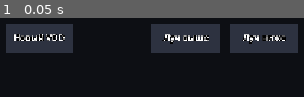
Above: before the commit, frame 1.
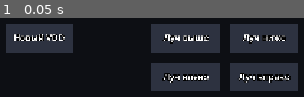
Above: after the commit, the same moment.

Repository: Cchebyrekk/WoRkSpace
Game: Godot game, scene res://scenes/main.tscn
Same seed, same stepped clock (60 frames per second), same inputs: the game is played once before the commit and once after it.
Inputs:
- Up to frame 1 (0.05 s): no input

The runs differ from the first frame. In frame 1, 14% of the frame differs, in the area x 49-99%, y 56-93%.

Commit message:
Relaunch through a delayed PowerShell; ray pitch 35 degrees and mirrored yaw
OS.set_restart_on_exit() never produced a new process after the OpenXR instance was lost, so the app now spawns its successor itself before quitting.

Default ray pitch is the value picked in the headset; new in-VR buttons turn the ray sideways, mirrored for the left hand.

Spawn mechanism verified with a headless probe; not yet against a real Link restart.

Co-Authored-By: Claude Opus 5.5 <noreply@anthropic.com>

Diff:
--- a/src/main.gd
+++ b/src/main.gd
@@ -21,8 +21,11 @@
 const RAY_SMOOTHING_SEC := 0.05
 ## The hand ray starts at the palm centre and is tilted towards the floor by this
 ## much relative to where the hand points; adjustable in VR.
-const RAY_PITCH_DOWN_DEG := 20.0
+const RAY_PITCH_DOWN_DEG := 35.0
 const RAY_PITCH_STEP_DEG := 5.0
+## Sideways turn of the right-hand ray, positive to the right; mirrored for the left hand.
+const RAY_YAW_RIGHT_DEG := 0.0
+const RAY_YAW_STEP_DEG := 2.5
 ## After Quest Link restarts, the OpenXR instance of this process is lost for good
 ## (every re-initialisation fails with XR_ERROR_INSTANCE_LOST), so the app
 ## restarts itself and keeps restarting until Link is back.
@@ -72,6 +75,7 @@
 var _xr_ready := false
 var _xr: OpenXRInterface
 var _ray_pitch_down_deg := RAY_PITCH_DOWN_DEG
+var _ray_yaw_right_deg := RAY_YAW_RIGHT_DEG
 ## Seconds until the next reconnect attempt; negative while the session is healthy.
 var _reconnect_timer := -1.0
 var _last_session_state := -1
@@ -139,7 +143,7 @@
 	_update_buttons(delta)
 	_update_rays()
 
-	lines.append("Экранов Windows: %d  |  наклон луча %.0f°%s" % [DisplayServer.get_screen_count(), _ray_pitch_down_deg, ("  |  " + _vdd_message) if _vdd_message != "" else ""])
+	lines.append("Экранов Windows: %d  |  наклон луча %.0f°, вбок %.1f°%s" % [DisplayServer.get_screen_count(), _ray_pitch_down_deg, _ray_yaw_right_deg, ("  |  " + _vdd_message) if _vdd_message != "" else ""])
 	_status.text = "\n".join(lines)
 
 	_log_timer += delta
@@ -178,8 +182,14 @@
 func _restart_app(attempt: int) -> void:
 	print("[xr] перезапускаю приложение, попытка %d" % attempt)
 	OS.set_environment(XR_RETRY_ENV, str(attempt))
-	# Explicit project path: the engine's own arguments are not reported back by get_cmdline_args().
-	OS.set_restart_on_exit(true, ["--path", ProjectSettings.globalize_path("res://")])
+	# Launched through a delayed PowerShell so the new process starts after this one
+	# is gone. OS.set_restart_on_exit() is not used: after a lost OpenXR instance
+	# the engine never got as far as restarting.
+	var command := "Start-Sleep -Seconds 2; Start-Process -FilePath '%s' -ArgumentList '--path','%s'" % [
+		OS.get_executable_path(), ProjectSettings.globalize_path("res://").trim_suffix("/"),
+	]
+	var pid := OS.create_process("powershell.exe", ["-NoProfile", "-WindowStyle", "Hidden", "-Command", command])
+	print("[xr] запуск нового процесса через PowerShell, pid ", pid)
 	get_tree().quit()
 
 
@@ -216,6 +226,11 @@
 func _on_ray_pitch_button(step_deg: float) -> void:
 	_ray_pitch_down_deg = clampf(_ray_pitch_down_deg + step_deg, -30.0, 60.0)
 	print("[ray] наклон луча вниз: %.0f°" % _ray_pitch_down_deg)
+
+
+func _on_ray_yaw_button(step_deg: float) -> void:
+	_ray_yaw_right_deg = clampf(_ray_yaw_right_deg + step_deg, -45.0, 45.0)
+	print("[ray] поворот луча правой руки вправо: %.1f° (левая зеркально)" % _ray_yaw_right_deg)
 
 
 func _on_button_pressed(button: String, side: int) -> void:
@@ -297,6 +312,8 @@
 		var middle_knuckle := tracker.get_hand_joint_transform(XRHandTracker.HAND_JOINT_MIDDLE_FINGER_PHALANX_PROXIMAL).origin
 		var shoulder_direction := PointerMath.hand_ray_direction(_camera.global_transform, palm, SIDE_SIGNS[index], SHOULDER_DROP, SHOULDER_HALF_WIDTH)
 		var target := PointerMath.blend_ray_direction(shoulder_direction, to_world.basis * (middle_knuckle - wrist), HAND_ROTATION_WEIGHT)
+		# SIDE_SIGNS mirrors the turn: what is "right" for the right hand is "left" for the left one.
+		target = PointerMath.yaw_direction(target, deg_to_rad(_ray_yaw_right_deg) * SIDE_SIGNS[index])
 		target = PointerMath.pitch_direction(target, deg_to_rad(_ray_pitch_down_deg))
 		var previous := pointer.direction if pointer.mode == "рука" else Vector3.ZERO
 		pointer.active = true
@@ -472,6 +489,10 @@
 	ray_up_button.activated.connect(_on_ray_pitch_button.bind(-RAY_PITCH_STEP_DEG))
 	var ray_down_button := _add_button("Луч ниже", Vector3(0.61, 0.84, -1.2), 0.3)
 	ray_down_button.activated.connect(_on_ray_pitch_button.bind(RAY_PITCH_STEP_DEG))
+	var ray_left_button := _add_button("Луч влево", Vector3(0.29, 0.68, -1.2), 0.3)
+	ray_left_button.activated.connect(_on_ray_yaw_button.bind(-RAY_YAW_STEP_DEG))
+	var ray_right_button := _add_button("Луч вправо", Vector3(0.61, 0.68, -1.2), 0.3)
+	ray_right_button.activated.connect(_on_ray_yaw_button.bind(RAY_YAW_STEP_DEG))
 
 
 func _add_button(text: String, at: Vector3, hold_time: float) -> VrButton:
--- a/src/pointer_math.gd
+++ b/src/pointer_math.gd
@@ -35,6 +35,12 @@
 	return shoulder_direction.slerp(hand_forward.normalized(), clampf(rotation_weight, 0.0, 1.0)).normalized()
 
 
+## Turns a direction around the vertical axis; positive `right_radians` turns it
+## to the right as seen by the user. Mirror the sign for the other hand.
+static func yaw_direction(direction: Vector3, right_radians: float) -> Vector3:
+	return direction.rotated(Vector3.UP, -right_radians)
+
+
 ## Tilts a direction towards the floor by `down_radians` (negative tilts it up),
 ## keeping its heading. A vertical direction is returned unchanged.
 static func pitch_direction(direction: Vector3, down_radians: float) -> Vector3:
--- a/tests/run_tests.gd
+++ b/tests/run_tests.gd
@@ -78,6 +78,12 @@
 	_check(PointerMath.pitch_direction(Vector3.UP, 0.5).is_equal_approx(Vector3.UP), "вертикальный луч не меняется")
 	_check(PointerMath.pitch_direction(Vector3.FORWARD, 0.0).is_equal_approx(Vector3.FORWARD), "нулевой наклон")
 
+	var turned_right := PointerMath.yaw_direction(Vector3.FORWARD, deg_to_rad(30.0))
+	_check(is_equal_approx(turned_right.x, 0.5) and turned_right.z < 0.0 and is_zero_approx(turned_right.y), "поворот 30° вправо")
+	var turned_left := PointerMath.yaw_direction(Vector3.FORWARD, deg_to_rad(-30.0))
+	_check(is_equal_approx(turned_left.x, -turned_right.x) and is_equal_approx(turned_left.z, turned_right.z), "зеркальный поворот для другой руки")
+	_check(is_equal_approx(PointerMath.yaw_direction(Vector3(0.0, -0.6, -0.8), 0.4).y, -0.6), "поворот не меняет наклон")
+
 	_check(PointerMath.smooth_direction(Vector3.ZERO, Vector3.UP, 0.01, 0.05).is_equal_approx(Vector3.UP), "первый кадр — без сглаживания")
 	_check(PointerMath.smooth_direction(Vector3.FORWARD, Vector3.UP, 0.01, 0.0).is_equal_approx(Vector3.UP), "сглаживание выключено")
 	var smoothed := PointerMath.smooth_direction(Vector3.FORWARD, Vector3.UP, 0.01, 0.05)
Not shown, changed: CLAUDE.md
